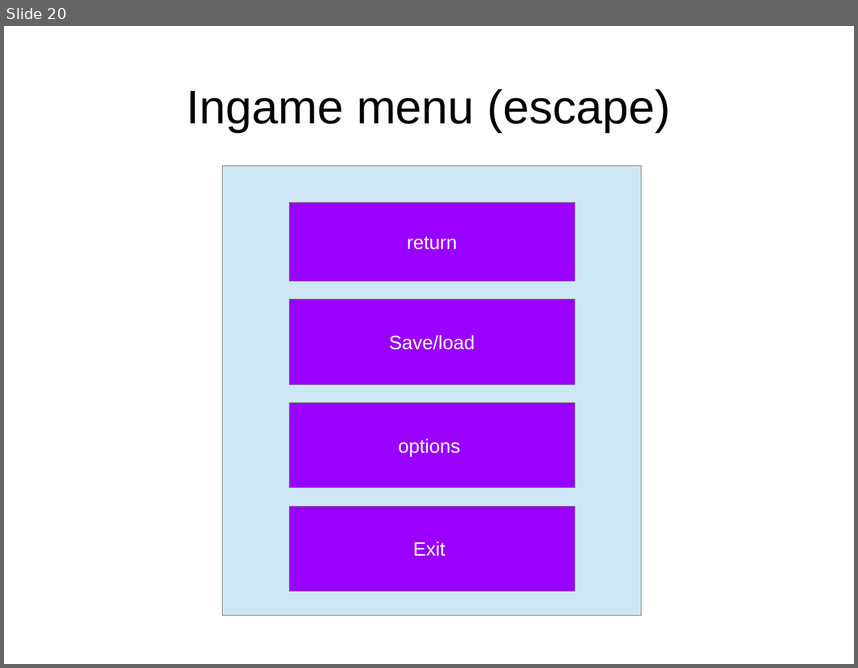
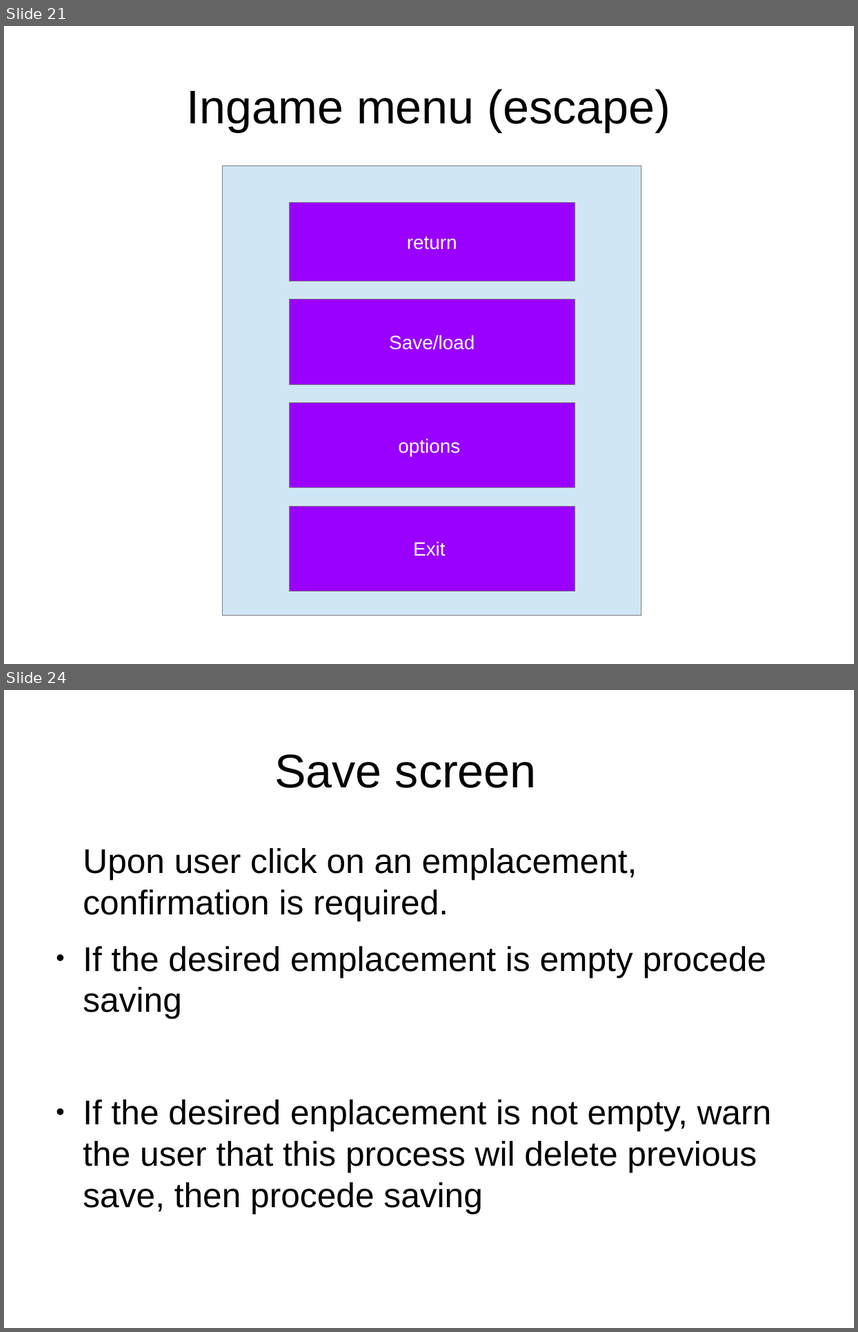
Before and after one commit to idolord/CryptDuel, a slide deck: documentation/interface CDC.odp. Shown one above the other, each under a label of ours: slide 20 before the commit, slides 21 and 24 after it; the slides between them are not shown. The pictures are 858x668 and 858x1332 pixels, drawn with LibreOffice and Linux fonts; fonts in the diff are those of the drawing. Boxes give left, top, right and bottom in pixels: in the first picture for what was removed or moved away, otherwise in the second. Text is boxed around its words. In the diff, an @@ line names an element or a change of style, - is before the commit and + after.

```diff
--- a/documentation/interface CDC.odp
+++ b/documentation/interface CDC.odp
@@ slide 24 added at (4, 690, 854, 1328), background #FFFFFF @@
@@ title added at (274, 754, 537, 788), 44 pt, text #000000 @@
+Save screen
@@ text added at (83, 848, 772, 1213), 32 pt, text #000000 @@
+Upon user click on an emplacement, confirmation is required.
+● If the desired emplacement is empty procede saving
+● If the desired enplacement is not empty, warn the user that this process wil delete previous save, then procede saving
@@ what was slide 20 is now slide 21 @@
```
Also in this commit, not shown: 4 other slides added.
